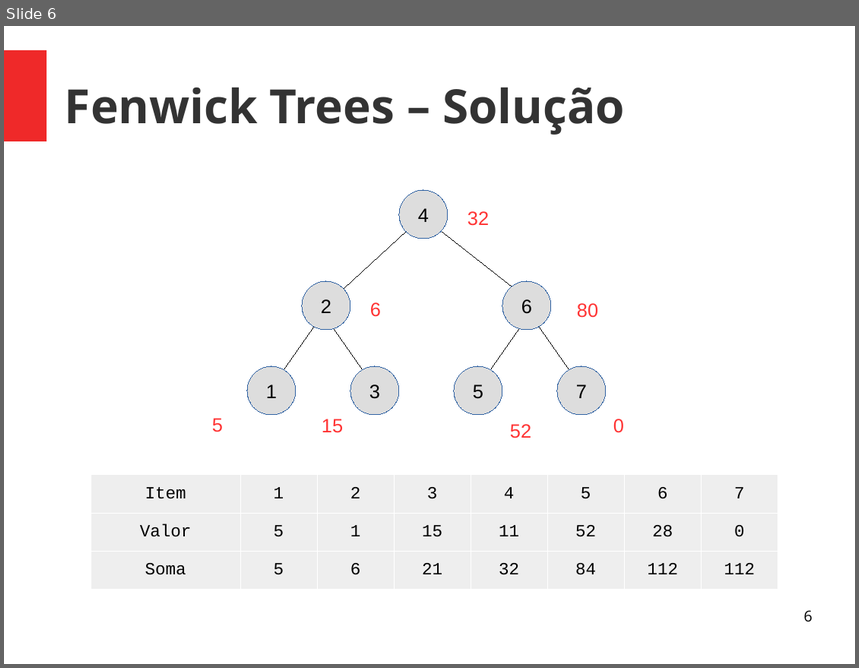
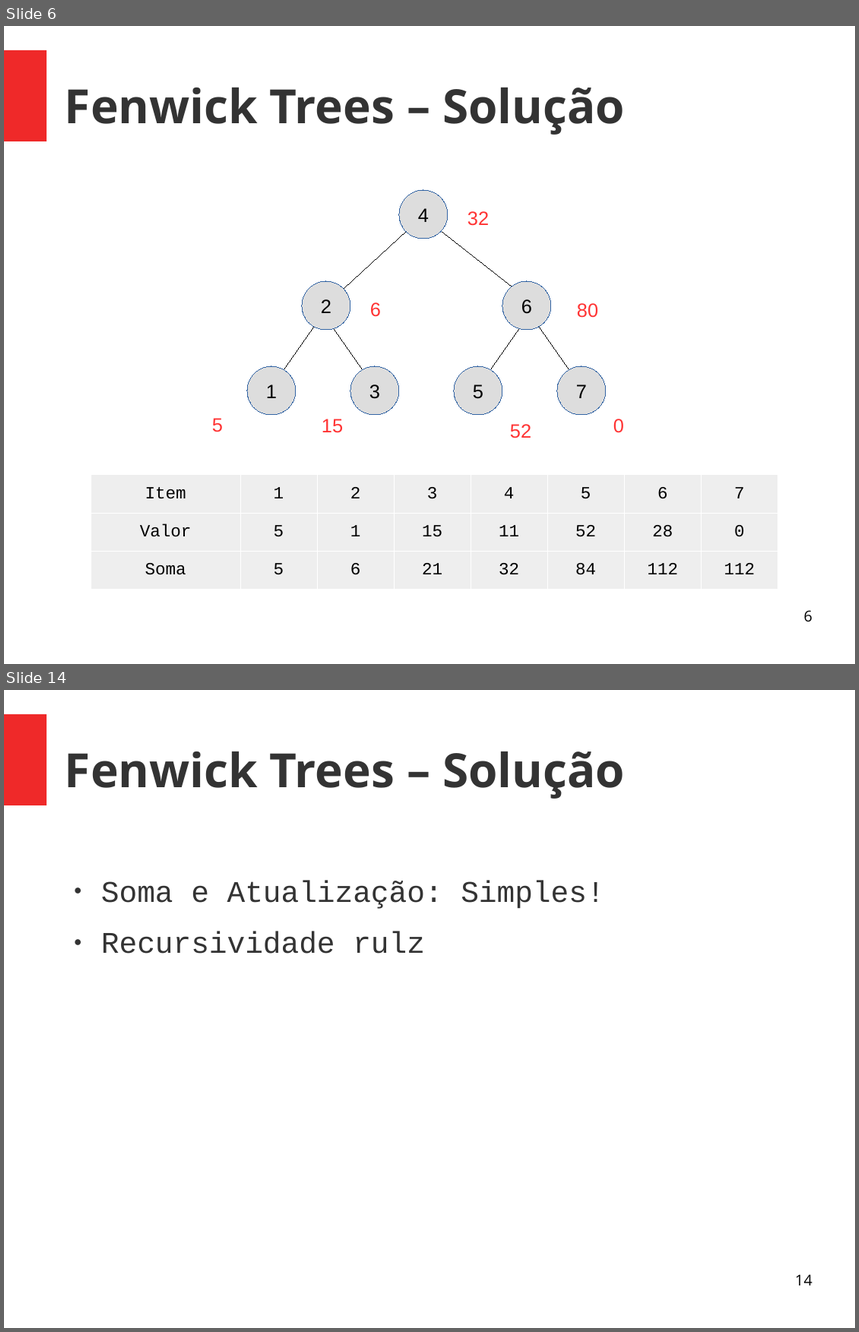
Before and after one commit to almirbraggio/aed, a slide deck: 03/Fenwick-Tree/fenwick-tree.odp. Shown one above the other, each under a label of ours: slide 6 before the commit, slides 6 and 14 after it; the slides between them are not shown. The pictures are 859x668 and 859x1332 pixels, drawn with LibreOffice and Linux fonts; fonts in the diff are those of the drawing. Boxes give left, top, right and bottom in pixels: in the first picture for what was removed or moved away, otherwise in the second. Text is boxed around its words. In the diff, an @@ line names an element or a change of style, - is before the commit and + after.

Commit message:
Fenwick presentation edit

```diff
--- a/03/Fenwick-Tree/fenwick-tree.odp
+++ b/03/Fenwick-Tree/fenwick-tree.odp
@@ slide 14 added at [4, 690, 855, 1328], background #FFFFFF; not listed: 1 template element that a slide beside it also shows @@
@@ title added at [65, 752, 625, 799], 44 pt, text #333333, bold @@
+Fenwick Trees – Solução
@@ text added at [101, 881, 604, 954], 28 pt, text #333333 @@
+● Soma e Atualização: Simples!
+● Recursividade rulz
@@ page number added at [795, 1274, 813, 1286], 14 pt, text #000000 @@
+14
```
Also in this commit, not shown: 13 other slides added, 1 other file.
